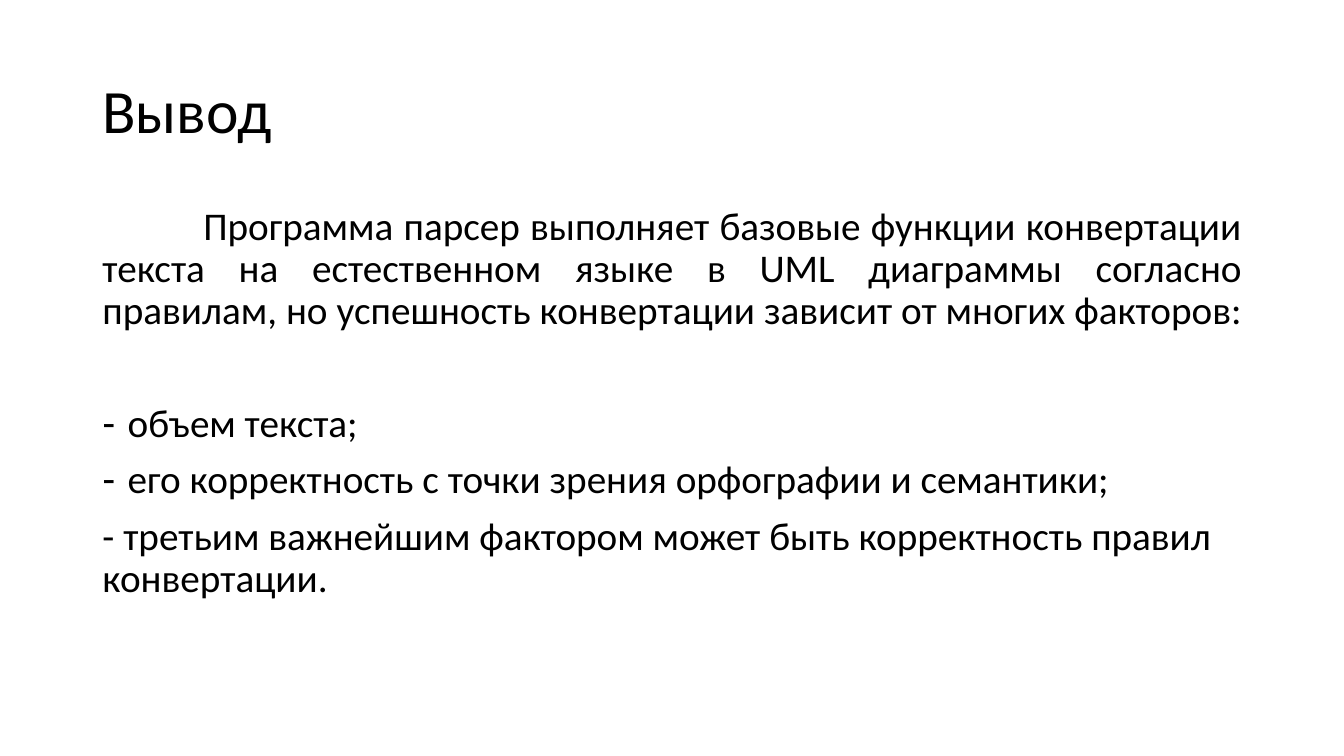
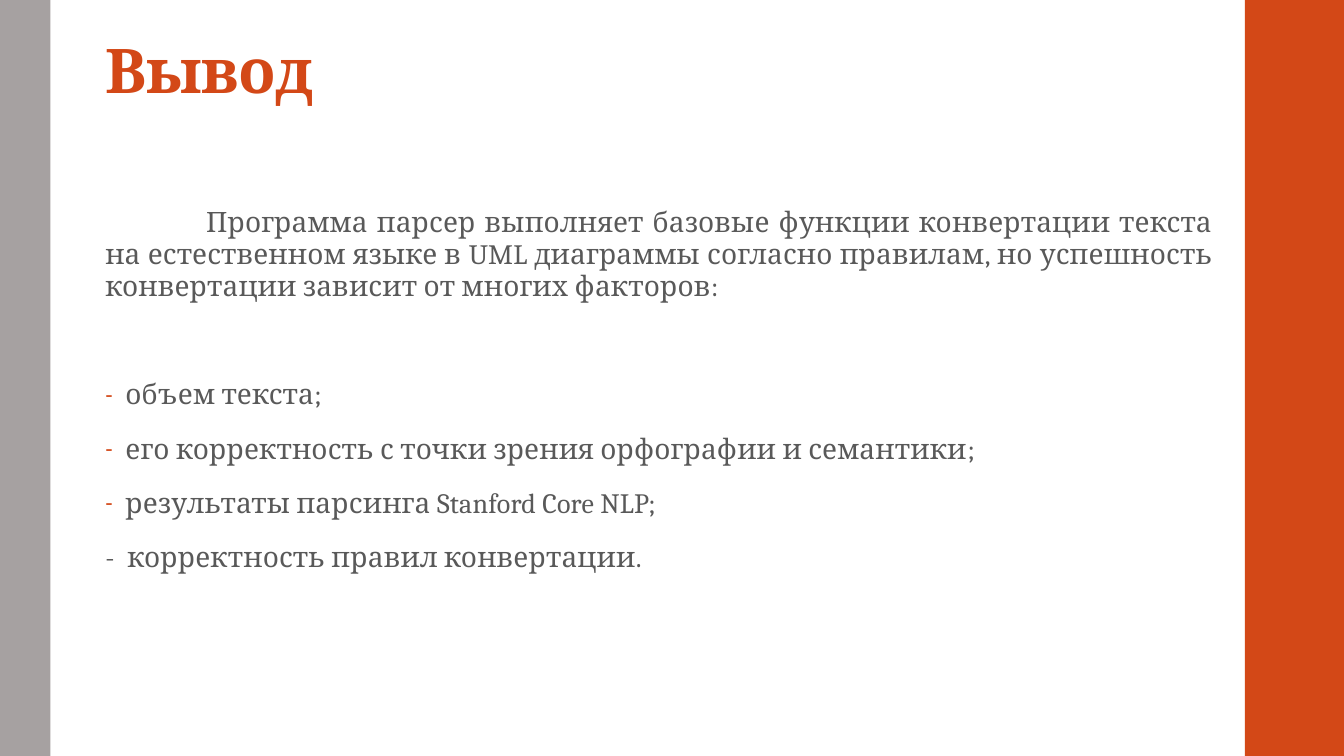
Before and after one commit to alexnodejs/onto-diploma, a slide deck: slide 21 of presentation/Moiseyenko_presentation.pptx. Drawn at 1344x756 pixels with LibreOffice and Linux fonts; fonts in the diff are those of the drawing. Boxes give left, top, right and bottom in pixels: in the first picture for what was removed or moved away, otherwise in the second. Text is boxed around its words. In the diff, an @@ line names an element or a change of style, - is before the commit and + after.

```diff
--- a/presentation/Moiseyenko_presentation.pptx
+++ b/presentation/Moiseyenko_presentation.pptx
@@ rectangle added at <box>0,0,50,756</box>, fill #A6A1A1 @@
@@ rectangle added at <box>1245,0,1344,756</box>, fill #D34817 @@
@@ title "Вывод": place and size @@
-title "Вывод" at <box>102,93,271,143</box>
+title "Вывод" at <box>105,49,314,106</box>
@@ title "Вывод" at <box>105,49,314,106</box>: font Calibri to Cambria, text colour #000000 to #D34817, letter spacing 0 to -0.5 pt, bold on; vertical alignment middle to bottom @@
@@ text at <box>105,210,1212,466</box>: size 28 to 20 pt, font Calibri to Cambria, text colour #000000 to #595959, letter spacing 0 to 0.1 pt in "Программа парсер выполняет базовые функции конвертации текст ...", "объем текста;", "его корректность с точки зрения орфографии и ..."; line spacing 0.9 to 0.95; more space between paragraphs; indent changed @@
@@ text at <box>125,493,655,574</box>: text changed; size 28 to 20 pt; font Calibri to Cambria; text colour #000000 to #595959 @@
-- третьим важнейшим фактором может быть корректность правил конвертации.
+– результаты парсинга Stanford Core NLP;
+- корректность правил конвертации.
```
Also in this commit, not shown: 19 other slides changed, 1 slide added, 1 slide removed.
